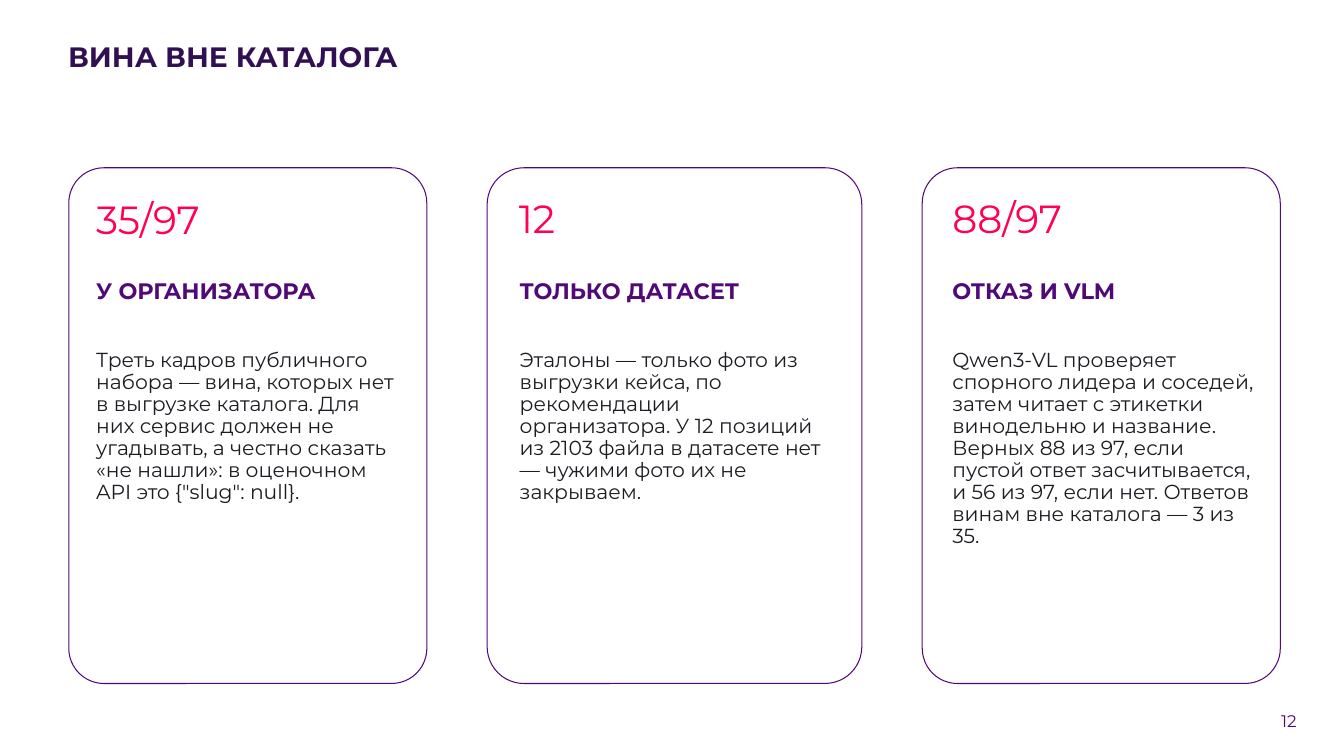
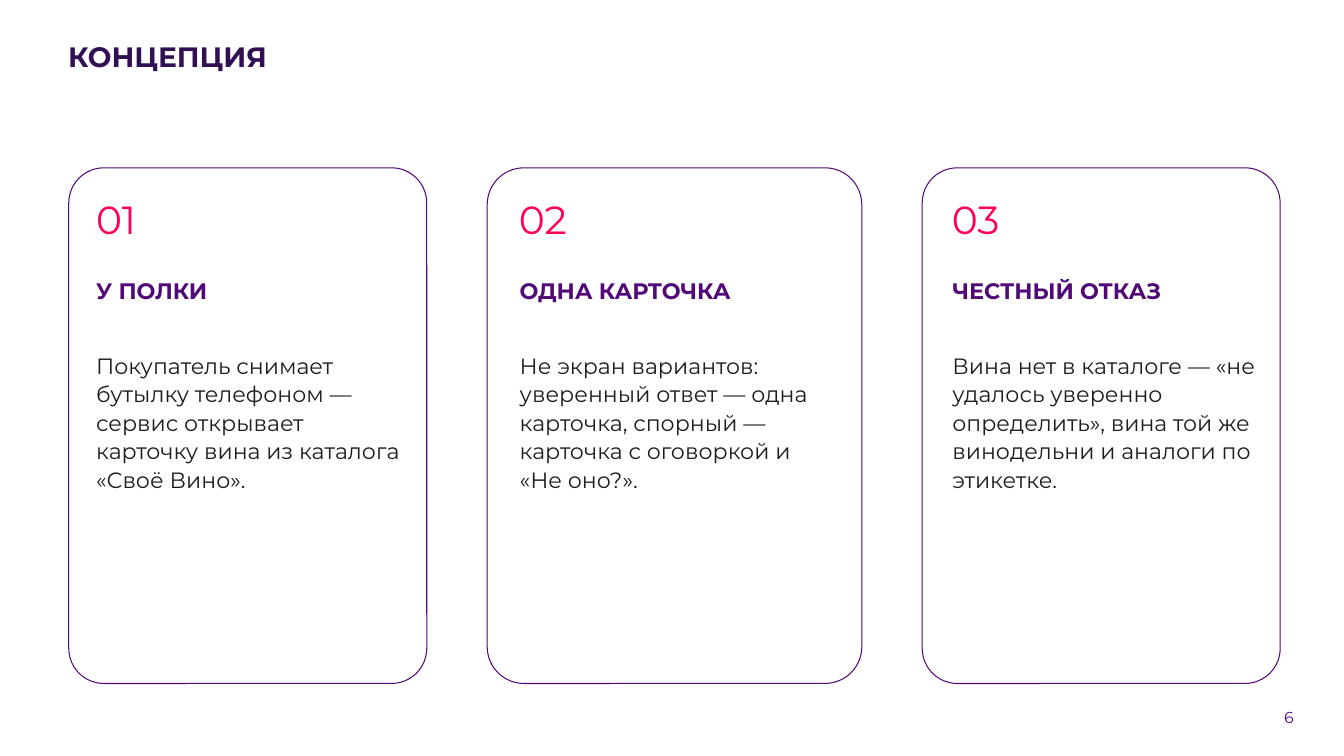
Before and after one commit to AlexGvr/rus_vines, a slide deck: slide 6 of ЛЦТ2026 Сканер российских вин.pptx (slide 12 before the commit). Drawn at 1344x756 pixels with LibreOffice and Linux fonts; fonts in the diff are those of the drawing; background and template pictures are left out. Boxes give left, top, right and bottom in pixels: in the first picture for what was removed or moved away, otherwise in the second. Text is boxed around its words. In the diff, an @@ line names an element or a change of style, - is before the commit and + after.

```diff
--- a/ЛЦТ2026 Сканер российских вин.pptx
+++ b/ЛЦТ2026 Сканер российских вин.pptx
@@ title at [68,47,267,71]: text changed @@
-ВИНА ВНЕ КАТАЛОГА
+КОНЦЕПЦИЯ
@@ text at [96,206,136,235]: text changed @@
-35/97
+01
@@ text at [519,206,567,235]: text changed @@
-12
+02
@@ text removed at [952,200,1062,237] @@
-88/97
@@ text added at [952,206,1000,235], 28 pt, text #FF0053 @@
+03
@@ text at [96,283,208,300]: text changed @@
-У ОРГАНИЗАТОРА
+У ПОЛКИ
@@ text at [520,283,731,303]: text changed @@
-ТОЛЬКО ДАТАСЕТ
+ОДНА КАРТОЧКА
@@ text at [952,279,1161,300]: text changed @@
-ОТКАЗ И VLM
+ЧЕСТНЫЙ ОТКАЗ
@@ text at [96,358,399,488]: text changed; size 14.5 to 15.8 pt @@
-Треть кадров публичного набора — вина, которых нет в выгрузке каталога. Для них сервис должен не угадывать, а честно сказать «не нашли»: в оценочном API это {"slug": null}.
+Покупатель снимает бутылку телефоном — сервис открывает карточку вина из каталога «Своё Вино».
@@ text at [520,358,807,488]: text changed; size 14.5 to 15.8 pt @@
-Эталоны — только фото из выгрузки кейса, по рекомендации организатора. У 12 позиций из 2103 файла в датасете нет — чужими фото их не закрываем.
+Не экран вариантов: уверенный ответ — одна карточка, спорный — карточка с оговоркой и «Не оно?».
@@ text at [952,358,1255,488]: text changed; size 14.5 to 15.8 pt @@
-Qwen3-VL проверяет спорного лидера и соседей, затем читает с этикетки винодельню и название. Верных 88 из 97, если пустой ответ засчитывается, и 56 из 97, если нет. Ответов винам вне каталога — 3 из 35.
+Вина нет в каталоге — «не удалось уверенно определить», вина той же винодельни и аналоги по этикетке.
@@ page number at [1284,712,1294,723]: vertical alignment middle to top @@
@@ page number at [1284,712,1294,723]: text changed; size 12 to 11.3 pt; text colour #520977 to #520978 @@
-12
+6
```
Also in this commit, not shown: 9 other slides changed, 7 slides added, 7 slides removed, 3 other files.
